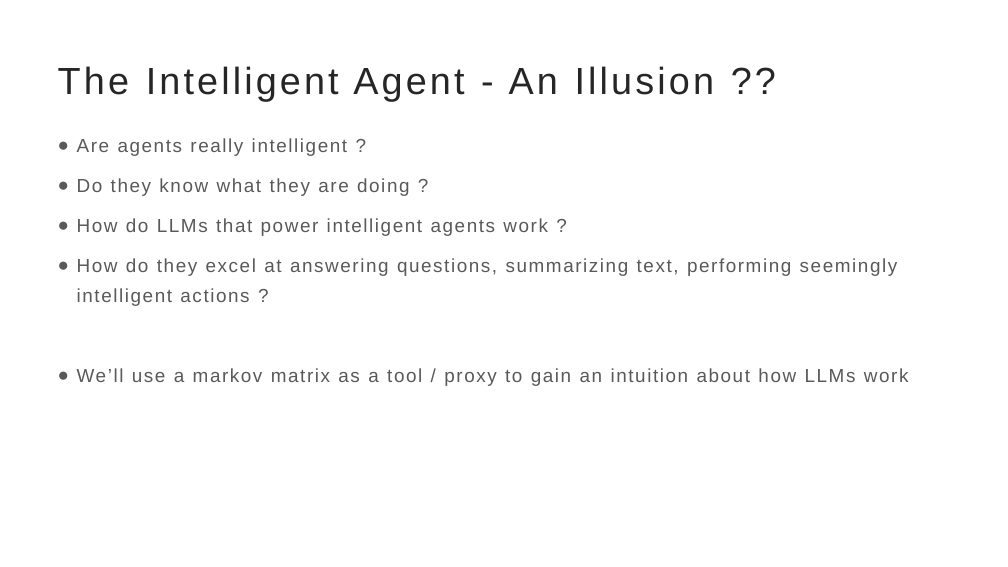
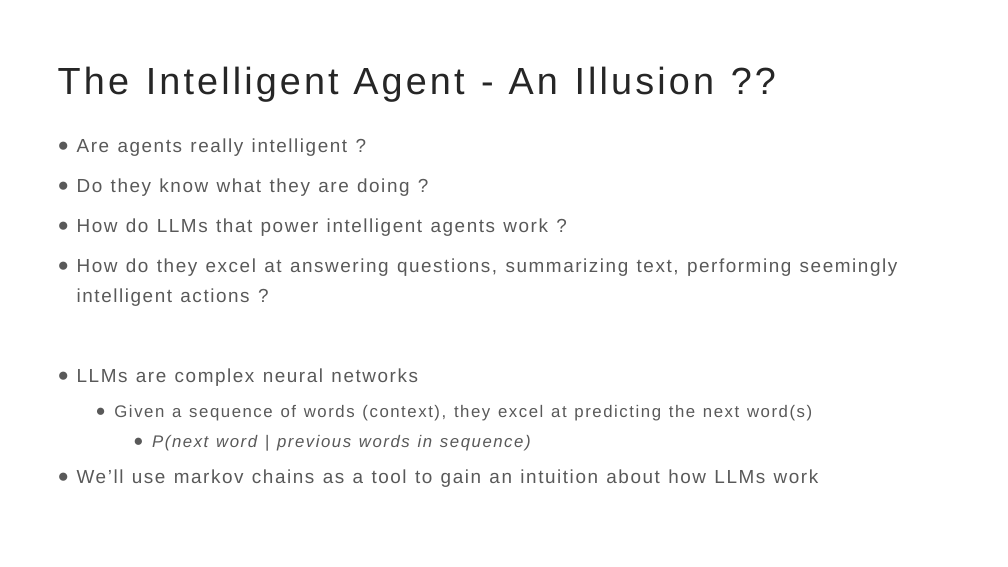
Before and after one commit to brinda-25/workshop, a slide deck: slide 2 of Day4/markov/next_word_prediction.pptx. Drawn at 1008x567 pixels with LibreOffice and Linux fonts; fonts in the diff are those of the drawing. Boxes give left, top, right and bottom in pixels: in the first picture for what was removed or moved away, otherwise in the second. Text is boxed around its words. In the diff, an @@ line names an element or a change of style, - is before the commit and + after.

```diff
--- a/Day4/markov/next_word_prediction.pptx
+++ b/Day4/markov/next_word_prediction.pptx
@@ text at (77,368,819,487): text changed; size 18 to 16 pt @@
-● We’ll use a markov matrix as a tool / proxy to gain an intuition about how LLMs work
+● LLMs are complex neural networks
+  ● Given a sequence of words (context), they excel at predicting the next word(s)
+    ● P(next word | previous words in sequence)
+● We’ll use markov chains as a tool to gain an intuition about how LLMs work
```
Also in this commit, not shown: 5 other slides changed, 1 other file.
